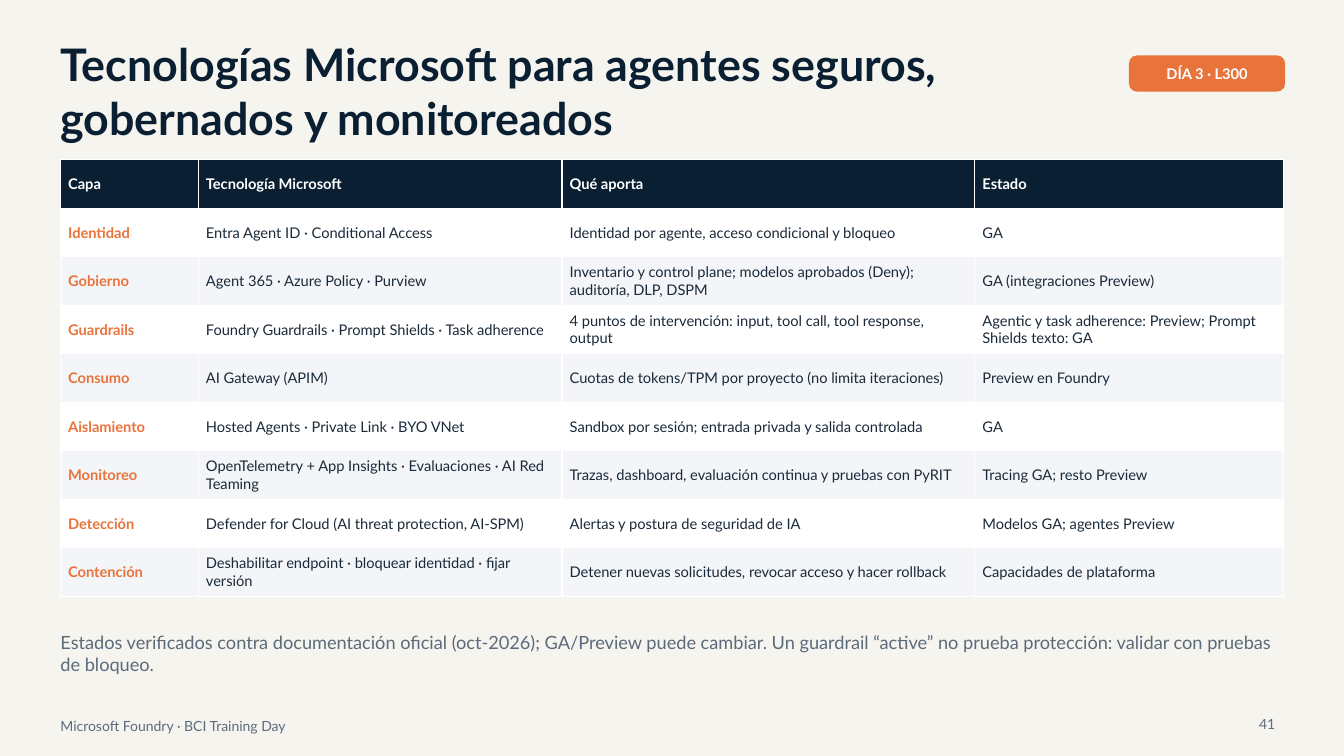
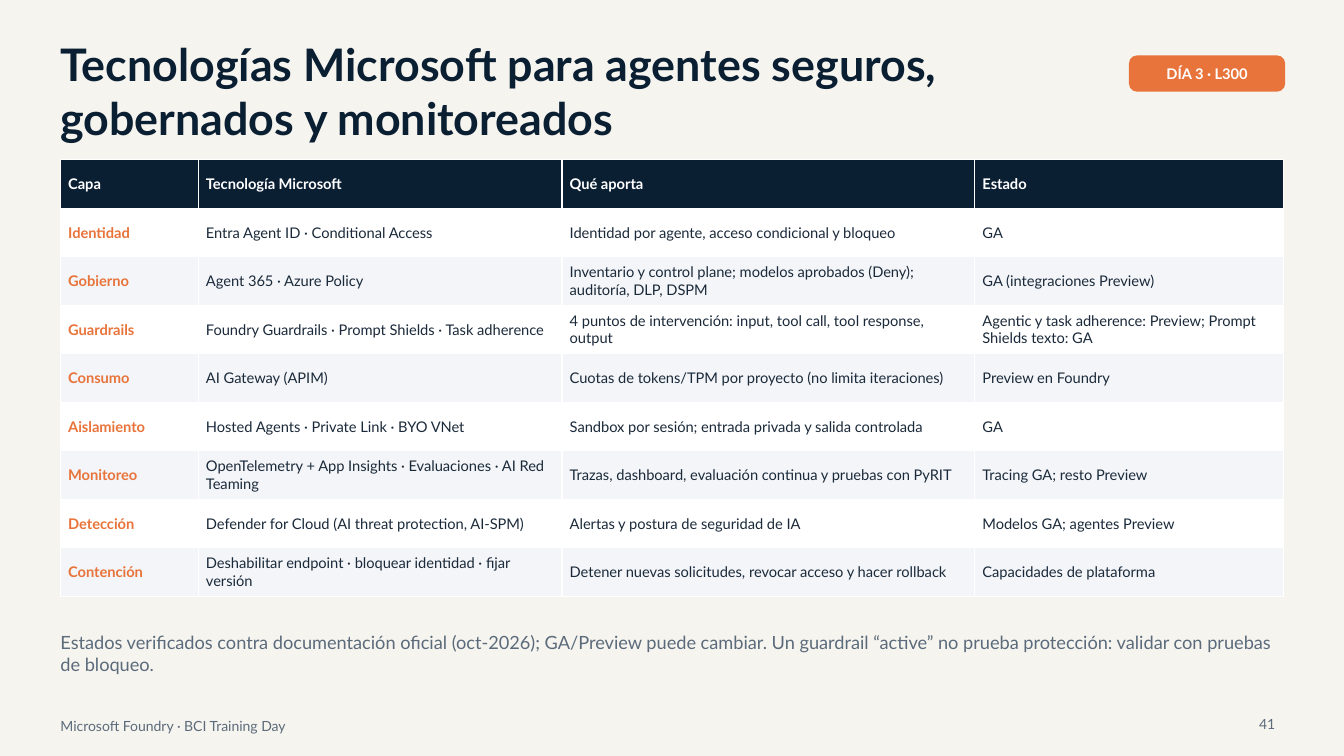
Before and after one commit to valegrajales/bci_workshop, a slide deck: slide 41 of presentaciones/BCI_Foundry_Dia3_L300_Produccion_Gobierno.pptx. Drawn at 1344x756 pixels with LibreOffice and Linux fonts; fonts in the diff are those of the drawing. Boxes give left, top, right and bottom in pixels: in the first picture for what was removed or moved away, otherwise in the second. Text is boxed around its words. In the diff, an @@ line names an element or a change of style, - is before the commit and + after.

```diff
--- a/presentaciones/BCI_Foundry_Dia3_L300_Produccion_Gobierno.pptx
+++ b/presentaciones/BCI_Foundry_Dia3_L300_Produccion_Gobierno.pptx
@@ table at (60,159,1284,596) @@
-row 3, column 2: Agent 365 · Azure Policy · Purview
+row 3, column 2: Agent 365 · Azure Policy
```
Also in this commit, not shown: 2 other slides changed.
